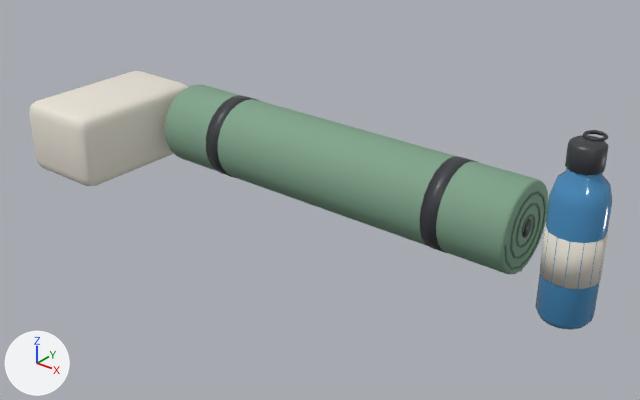
One commit to the glTF model web/public/assets/models/fitness/yogaMat.glb: the scene before it, then after it.
Rendered twice from a camera (50 mm lens) standing at (0.74, -0.103, 0.602) and looking at (0.024, 0.792, 0.048). Lighting does not change. The marker at lower left points along +X, +Y and +Z. The picture after the commit comes second. Where no turn or scale is listed for an object, it has been applied to the vertices. Vertices at exactly the same position are counted once.

In view in the first picture: 'beside_aside', 'roll'.
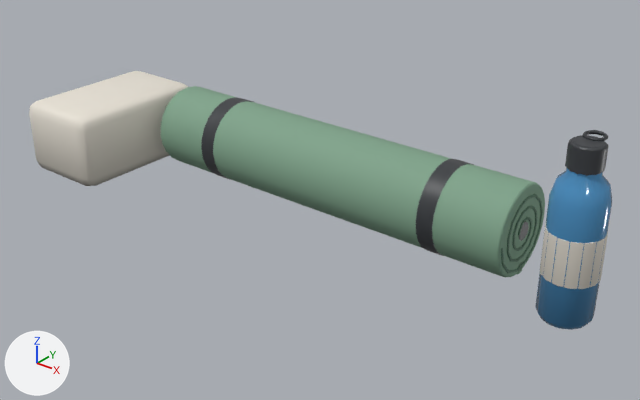
Where the newer file only moved an object's origin or applied its transform, the numbers keep the older frame.

Pixel boxes [x1, y1, x2, y2] of what changed, in the pictures (640 x 400 px):
```json
{"object": "roll", "change": "moved", "before": [165, 84, 548, 274], "after": [161, 86, 545, 277]}
{"part": 1, "of": "me_beside_aside", "change": "recoloured", "before": [33, 93, 609, 330], "after": [33, 93, 609, 330]}
{"part": 2, "of": "me_beside_aside", "change": "recoloured", "before": [32, 120, 605, 330], "after": [32, 120, 605, 330]}
{"part": 3, "of": "me_beside_aside", "change": "recoloured", "before": [39, 152, 169, 186], "after": [39, 152, 169, 186]}
```

Edits to the scene script, one JSON object a line:
```json
{"block": "me_beside_aside", "where": "me_beside_aside.from_pydata(...)  # 354 vertices, 692 faces; spans x -0.075..0.845, y -0.12..0.12, z -0.06..0.173"}
{"block": "me_beside_aside", "where": "# used by ob_beside_aside; location = (-0.41, 0.78, 0.061)"}
{"block": "me_beside_aside", "change": "me_beside_aside part 1: 146 faces centred in x -0.075..0.845, y -0.12..0.12, z -0.057..0.17 are repainted in the vertex colours; the middle colour goes from white #f8f8f8 to white #fbfbfb"}
{"block": "me_beside_aside", "change": "me_beside_aside part 2: 111 faces centred in x -0.075..0.845, y -0.12..0.12, z -0.059..0.02 are repainted in the vertex colours; the middle colour goes from white #ffffff to light grey #d8d8d8"}
{"block": "me_beside_aside", "change": "me_beside_aside part 3: 91 faces centred in x -0.073..0.073, y -0.118..0.118, z -0.058..-0.047 are repainted in the vertex colours; the middle colour goes from white #ffffff to grey #a5a5a5"}
{"block": "me_roll", "where": "# used by ob_roll; location = (0.0, 0.865, 0.001)"}
{"op": "remove", "block": "me_roll", "code": "me_roll.from_pydata(...)  # 588 vertices, 1152 faces; spans x -0.312..0.312, y -0.066..0.066, z -0.001..0.131"}
{"op": "add", "block": "me_roll", "code": "me_roll.from_pydata(...)  # 588 vertices, 1152 faces; spans x -0.312..0.312, y -0.075..0.056, z -0.001..0.13"}
{"block": "me_roll", "change": "me_roll part 4: the whole mesh is moved by (0.0, -0.01, 0.0)"}
```
